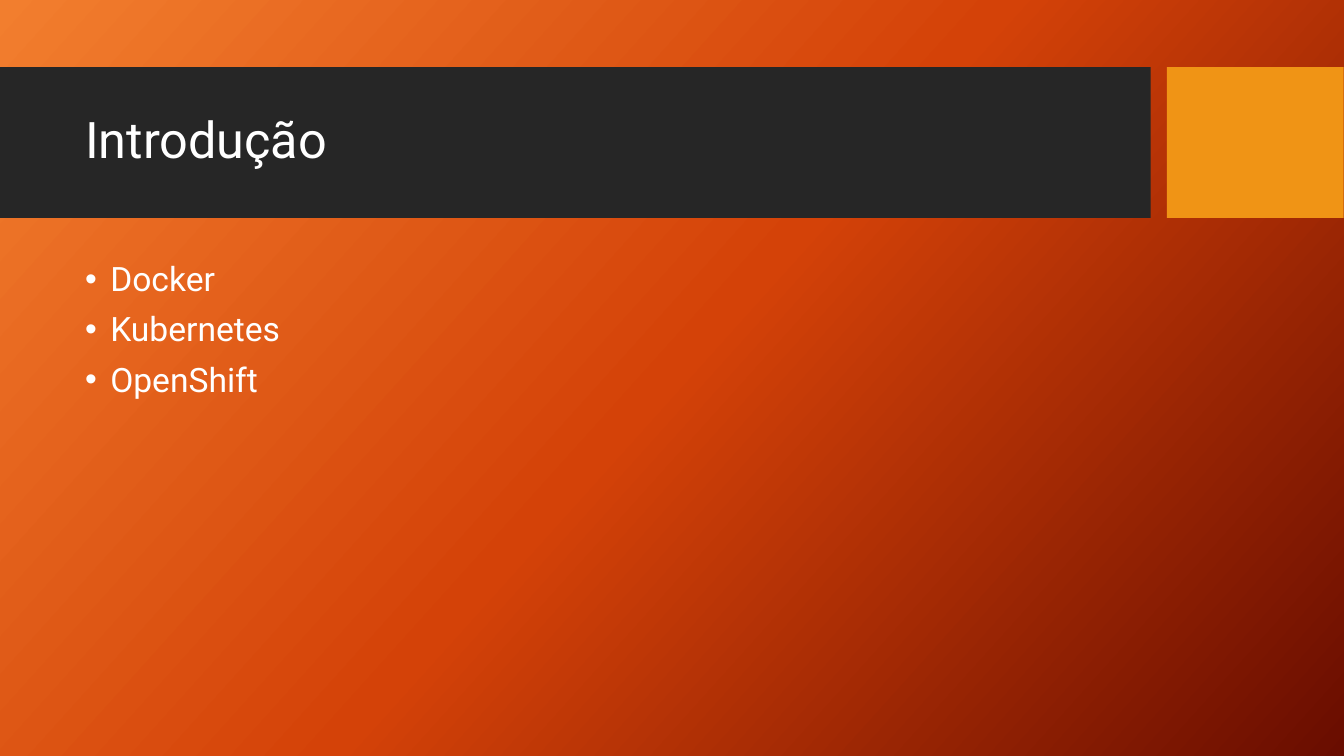
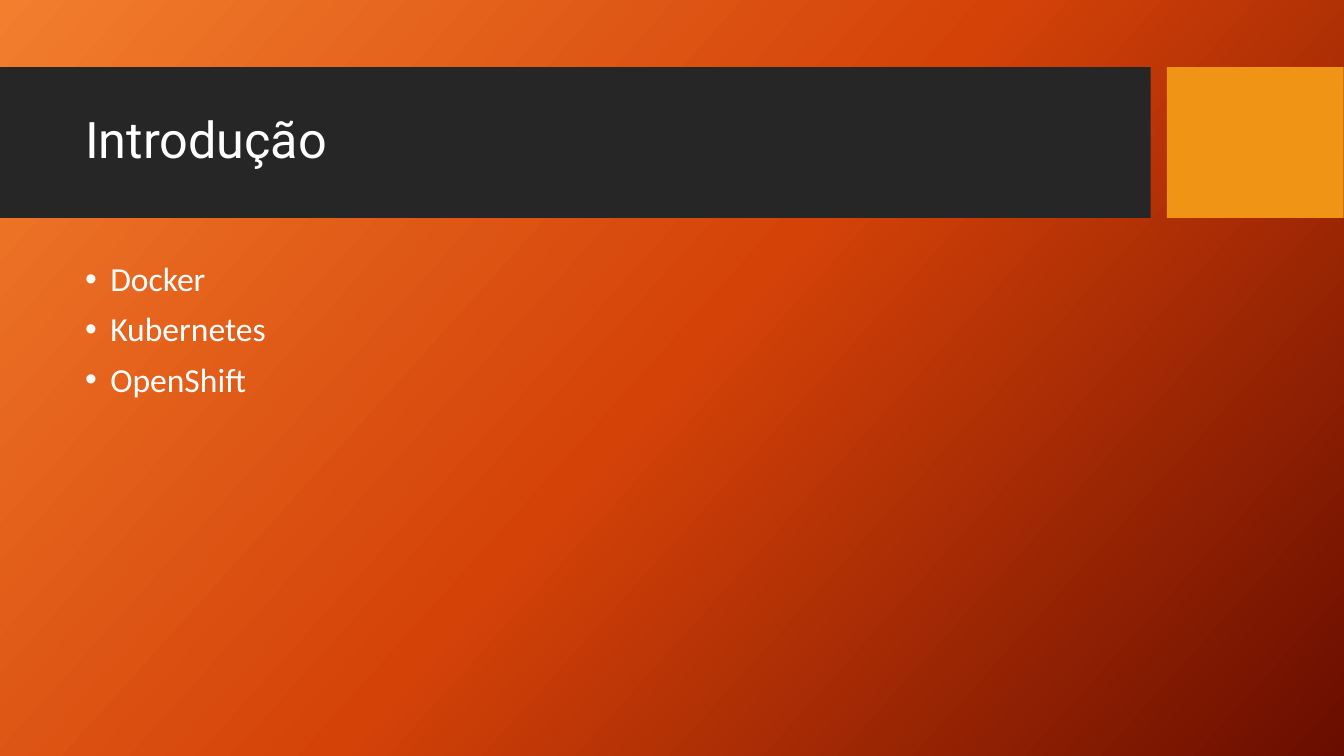
Before and after one commit to jlasquinha/sanux, a slide deck: slide 2 of Sanux.pptx. Drawn at 1344x756 pixels with LibreOffice and Linux fonts; fonts in the diff are those of the drawing; background and template pictures are left out. Boxes give left, top, right and bottom in pixels: in the first picture for what was removed or moved away, otherwise in the second. Text is boxed around its words. In the diff, an @@ line names an element or a change of style, - is before the commit and + after.

```diff
--- a/Sanux.pptx
+++ b/Sanux.pptx
@@ text "Docker" at (110,267,266,398): font Roboto to Calibri @@
```
Also in this commit, not shown: 39 other slides changed, 2 slides added.
